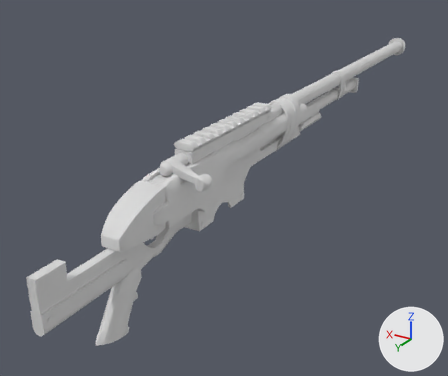
A saved change to the FBX model Assets/6v6Shooter/Animations/[04] WeaponAnimations/Weapon - Balista Vortex animations.fbx.
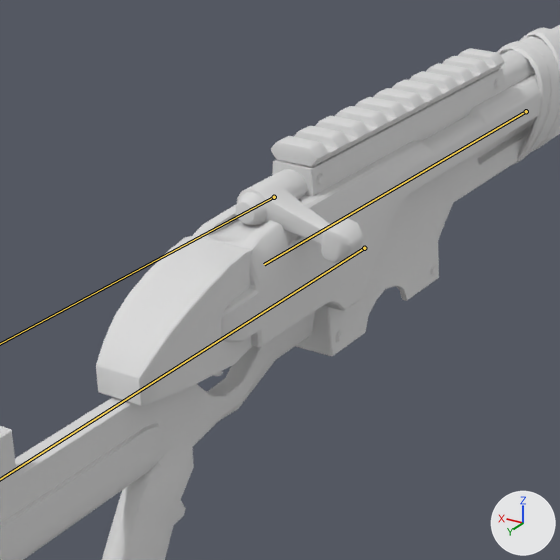
Old and new are each drawn whole from a 50 mm lens placed at (-0.428, 0.454, 0.452), pointed at (0.084, -0.399, 0.026) and again close up on the part from 14% to 66% of the width and 22% to 84% of the height. The lights are fixed; the arrows at lower right show +X, +Y and +Z. The bones that bend it are drawn over the model as lines in the close-ups.

Objects in the first close-up: 'Base - Ballista Vortex'.
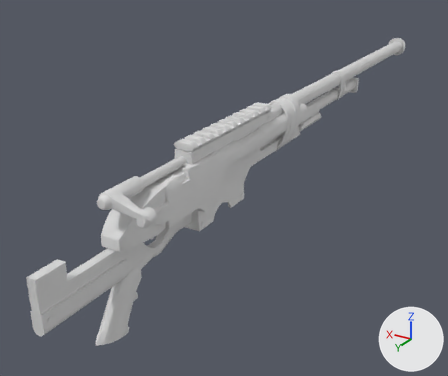
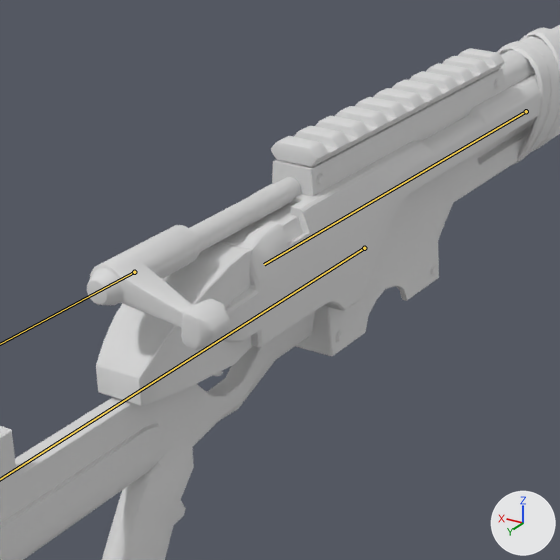
The newer file adds an action. The first version stands in its rest pose; the second is drawn at frame 74 of the action 'AN_MAG_Pickup'.

Pixel boxes [x1, y1, x2, y2] of what changed, in the close-ups (560 x 560 px):
```json
{"object": "Base - Ballista Vortex", "change": "posed", "before": [0, 25, 560, 560], "after": [0, 25, 560, 560]}
```

Edits to the scene script, one JSON object a line:
```json
{"block": "bone_sniperlever___sniper", "where": "bone_sniperlever___sniper = bpy.data.objects['Balista Vortex_Armature'].pose.bones['SniperLever - Sniper']  # child of 'RightHandSocket - Sniper'"}
{"op": "set", "path": "bone_sniperlever___sniper.location", "old": "(0.0, 0.0, 0.0)", "new": "(0.0, 0.113, 0.0)"}
```
